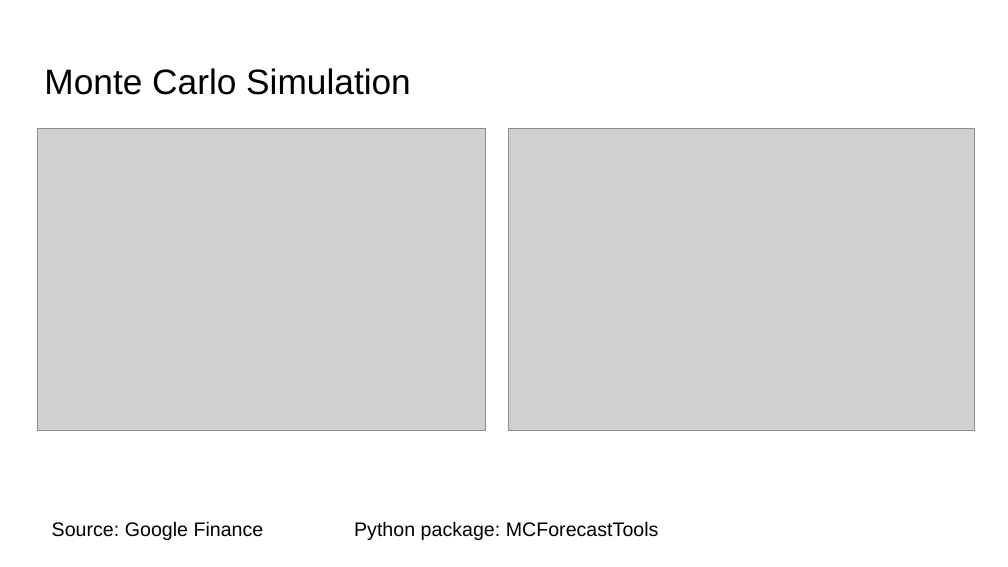
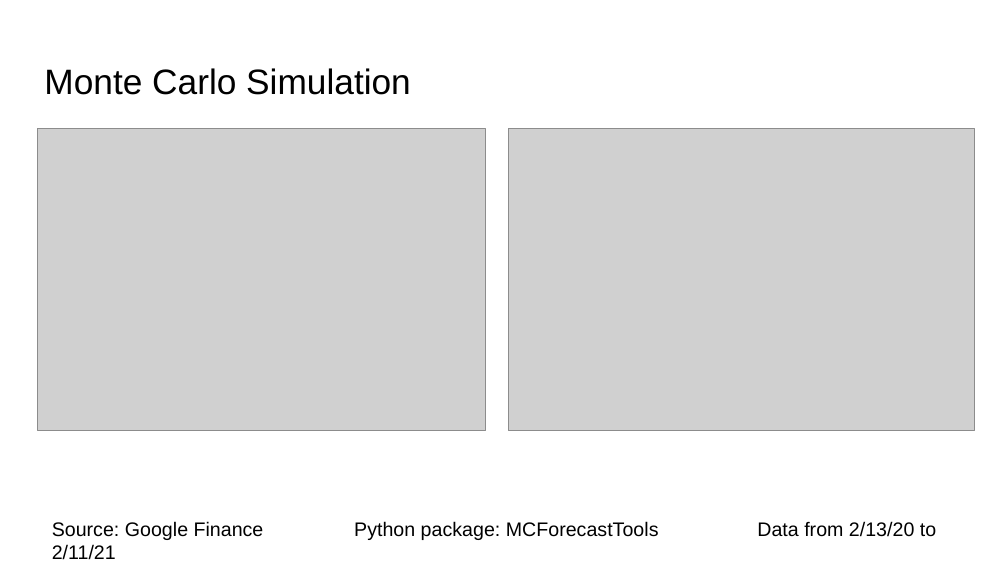
Before and after one commit to vweinblatt123/CF-Project1, a slide deck: slide 14 of CF-Project1.pptx (slide 13 before the commit). Drawn at 1008x567 pixels with LibreOffice and Linux fonts; fonts in the diff are those of the drawing; grey boxes stand for pictures. Boxes give left, top, right and bottom in pixels: in the first picture for what was removed or moved away, otherwise in the second. Text is boxed around its words. In the diff, an @@ line names an element or a change of style, - is before the commit and + after.

```diff
--- a/CF-Project1.pptx
+++ b/CF-Project1.pptx
@@ text at <box>52,521,936,540</box>: text changed @@
-Source: Google Finance Python package: MCForecastTools
+Source: Google Finance Python package: MCForecastTools Data from 2/13/20 to 2/11/21
```
Also in this commit, not shown: 9 other slides changed, 1 slide added.
